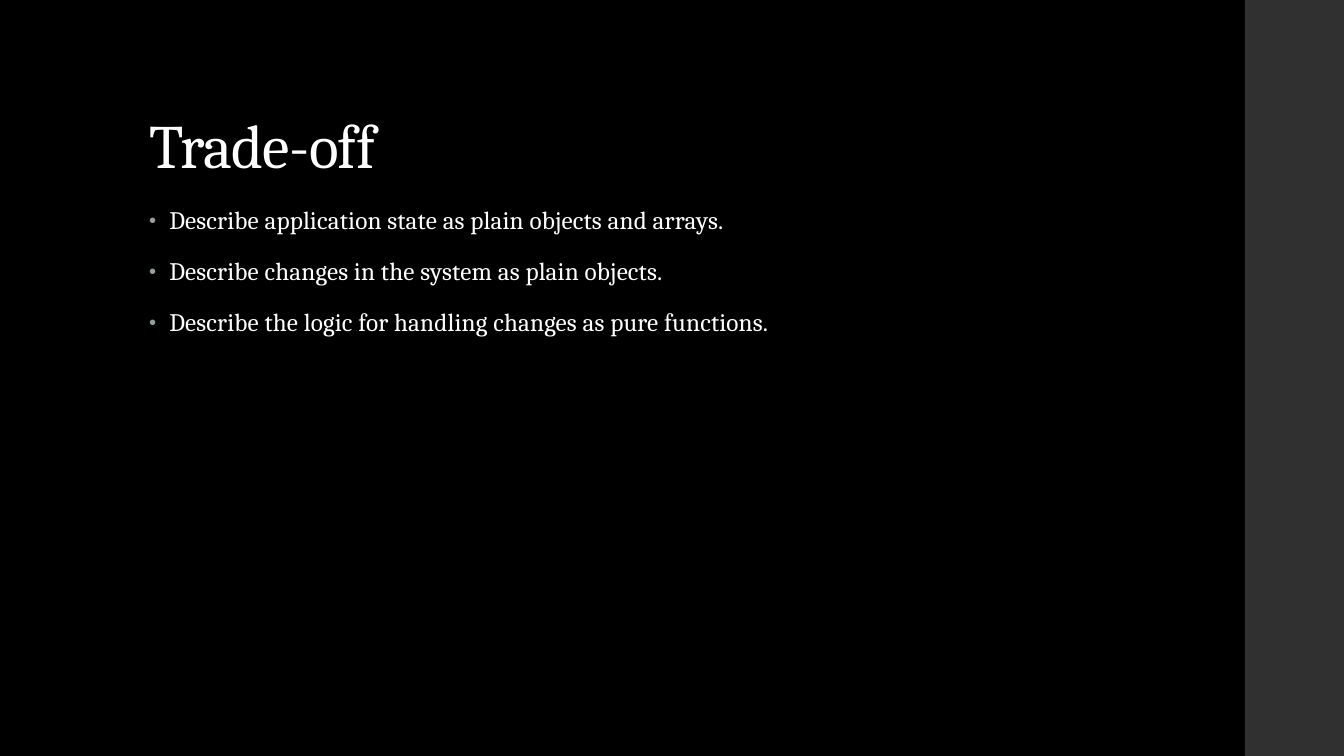
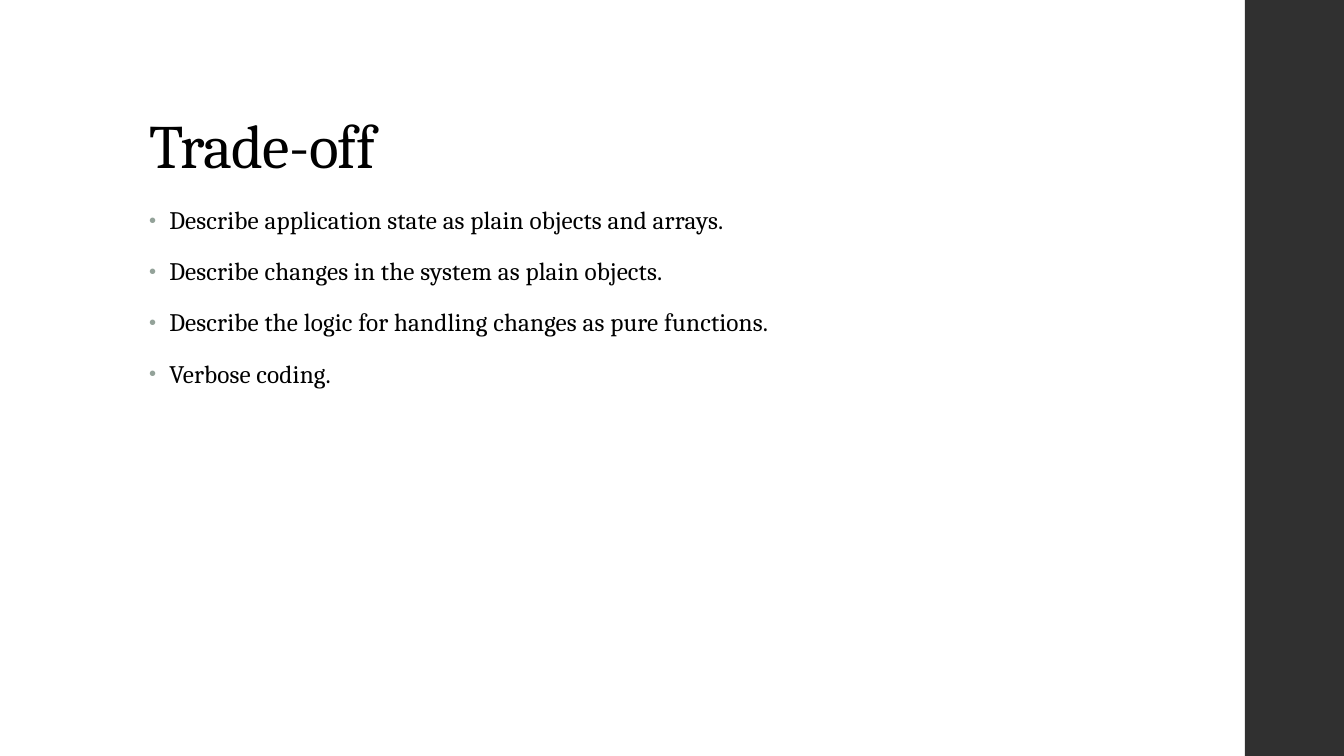
Before and after one commit to arunicus/tic-tac-toe, a slide deck: slide 10 of Redux.pptx (slide 15 before the commit). Drawn at 1344x756 pixels with LibreOffice and Linux fonts; fonts in the diff are those of the drawing. Boxes give left, top, right and bottom in pixels: in the first picture for what was removed or moved away, otherwise in the second. Text is boxed around its words. In the diff, an @@ line names an element or a change of style, - is before the commit and + after.

```diff
--- a/Redux.pptx
+++ b/Redux.pptx
@@ background #000000 to #FFFFFF @@
@@ title "Trade-off" at (149,124,376,169): text colour #FFFFFF to #000000 @@
@@ text at (169,211,768,337): text colour #FFFFFF to #000000 @@
@@ text at (169,365,330,389): paragraph added @@
+• Verbose coding.
```
Also in this commit, not shown: 10 other slides changed, 5 slides removed, 9 other files.
